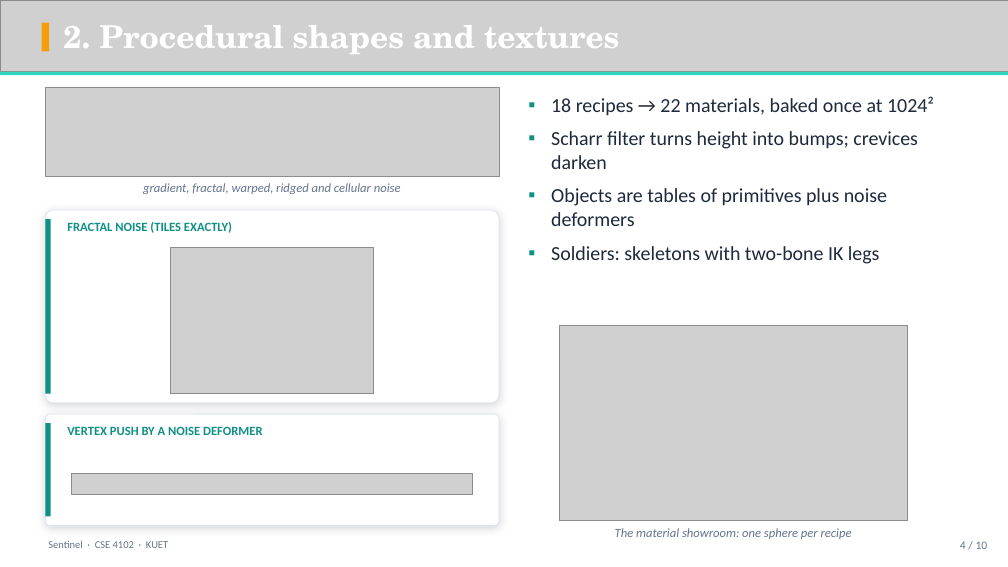
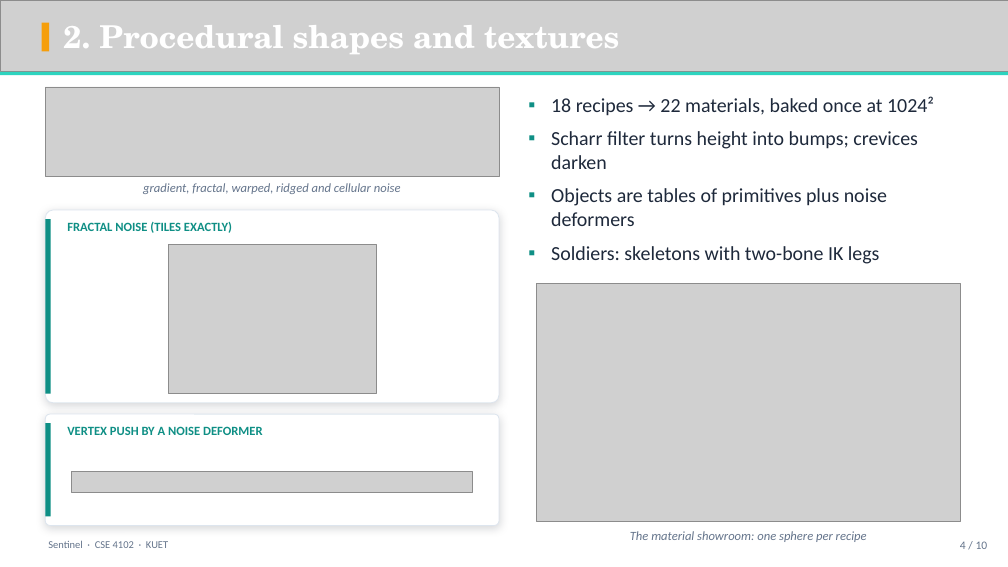
Before and after one commit to ShifatHasanGNS/Sentinel, a slide deck: slide 4 of Docs/Deliverables/Slides/Sentinel_Presentation.pptx. Drawn at 1008x567 pixels with LibreOffice and Linux fonts; fonts in the diff are those of the drawing; grey boxes stand for pictures; background and template pictures are left out. Boxes give left, top, right and bottom in pixels: in the first picture for what was removed or moved away, otherwise in the second. Text is boxed around its words. In the diff, an @@ line names an element or a change of style, - is before the commit and + after.

Commit message:
Final polish: margin fixes in the report, updated Equation Guide, slide layout and symbol legend

```diff
--- a/Docs/Deliverables/Slides/Sentinel_Presentation.pptx
+++ b/Docs/Deliverables/Slides/Sentinel_Presentation.pptx
@@ picture: place and size @@
-picture at <box>171,248,374,394</box>
+picture at <box>169,244,377,394</box>
@@ picture: place and size @@
-picture at <box>560,325,907,521</box>
+picture at <box>537,284,960,522</box>
@@ text "The material showroom: one sphere ...": place and size @@
-text "The material showroom: one sphere ..." at <box>615,528,852,539</box>
+text "The material showroom: one sphere ..." at <box>630,531,867,542</box>
```
Also in this commit, not shown: 3 other slides changed, 7 other files.
